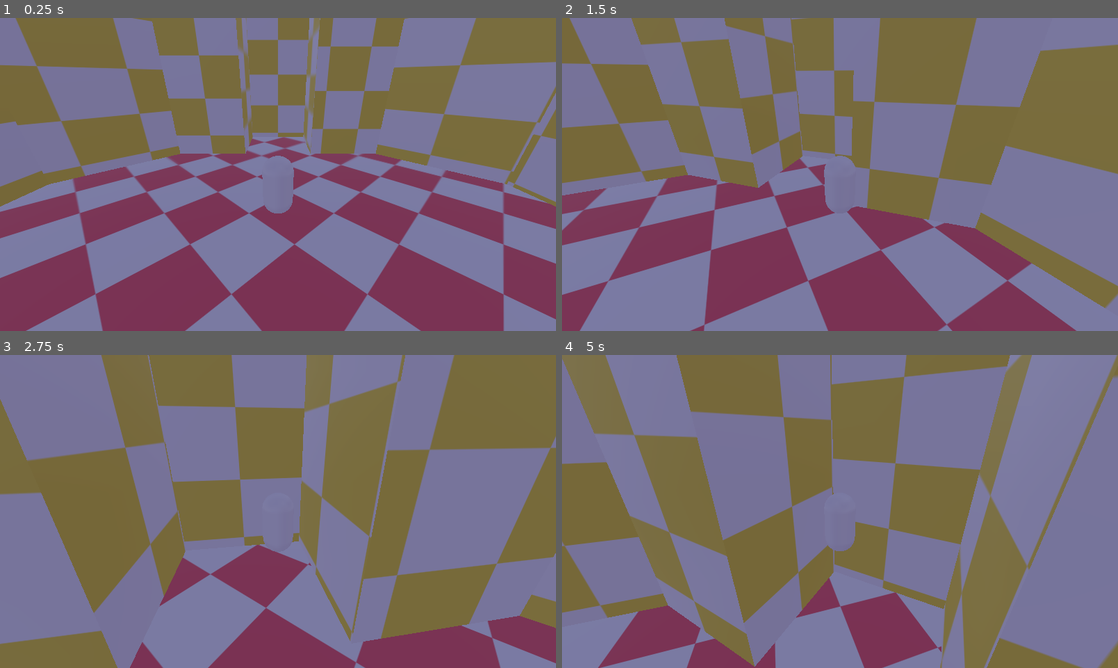
Above: before the commit, frames 1-4 (two rows, left to right).
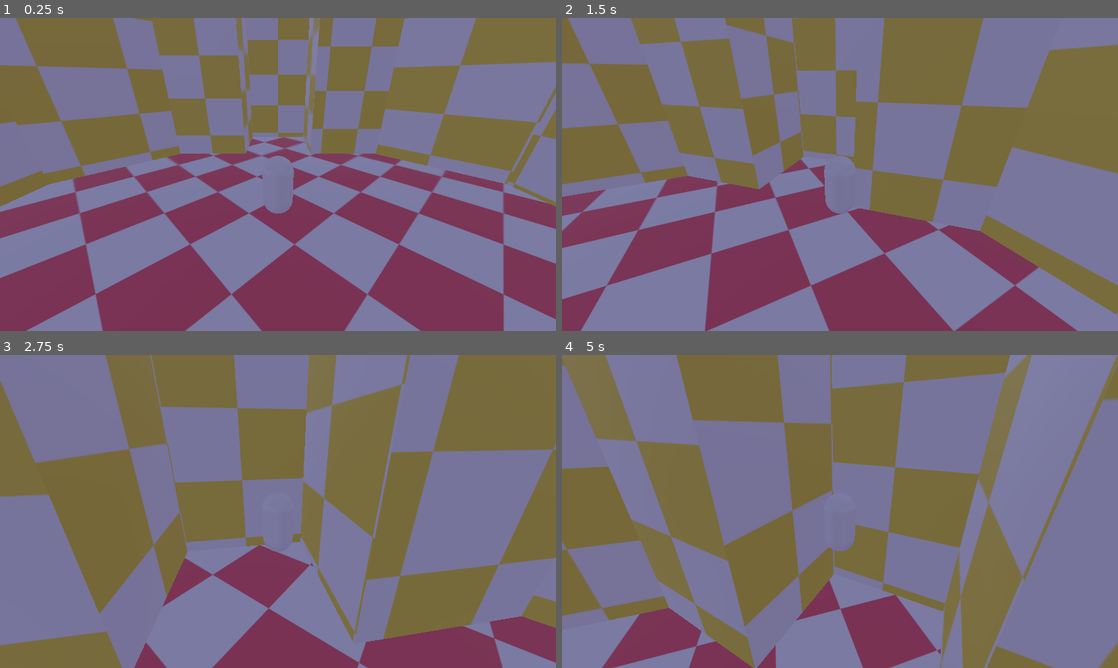
Above: after the commit, the same moments.

Repository: Mettle0/Treasure_Hunter
Game: Godot game, scene res://scenes/main.tscn
Two runs of this game, one before a commit and one after it. Both use one fixed random seed, a clock stepped at 60 frames per second and the inputs below.
Inputs (mouse positions are in pixels of both pictures, inside the frame that each line leads up to):
- Up to frame 1 (0.25 s): no input
- Up to frame 2 (1.5 s): tap Enter at 0.5 s; move the mouse to (867, 174) at 0.52 s; hold Space (jump) 0.53-1.28 s; hold W (forward) from 0.53 s (still down); move the mouse to (812, 174) at 1.27 s; click (812, 174) at 1.35 s
- Up to frame 3 (2.75 s): keep holding W (forward); tap Space (jump) at 1.52, 1.55, 1.82 s; move the mouse to (289, 505) at 2.02 s; hold Space (jump) from 2.03 s (still down); tap O at 2.1 s
- Up to frame 4 (5 s): keep holding W (forward); move the mouse to (834, 517) at 2.77 s; release Space (jump) at 2.78 s; tap U at 2.85 s; tap Space (jump) at 3.02, 3.05, 3.32, 4.52, 4.55, 4.82 s; move the mouse to (878, 514) at 3.52 s; hold Space (jump) 3.53-4.28 s; tap Shift at 3.6 s; move the mouse to (795, 508) at 4.27 s; tap Tab at 4.35 s

The runs differ from the first frame. In frame 1, less than 0.1% of the frame differs, in the area x 1-99%, y 43-60%; in frame 2, 6.5%; in frame 3, 7.0%, in the area x 0-100%, y 0-100%; in frame 4, 6.1%.

Commit message:
Adjusted state machine
Implemented more robust state machine

Diff:
--- a/resources/scripts/state.gd
+++ b/resources/scripts/state.gd
@@ -3,6 +3,7 @@
 
 
 @export var stateAnimation: String
+@export var stateName: String
 
 @onready var parent: Player
 
@@ -13,11 +14,11 @@
 func exit_state() -> void:
 	pass
 
-func _unhandled_input(event: InputEvent) -> void:
-	pass
+func process_inputs(input: InputEvent) -> State:
+	return null
 
-func _process(delta: float) -> void:
-	pass
+func process(delta: float) -> State:
+	return null
 
-func _physics_process(delta: float) -> void:
-	pass
+func physics_process(delta: float) -> State:
+	return null
--- /dev/null
+++ b/scenes/entities/player/idle.gd
@@ -0,0 +1,6 @@
+extends State
+
+@export var jump_state: State
+
+func enter_state() -> void:
+	super()
--- a/scenes/entities/player/player.gd
+++ b/scenes/entities/player/player.gd
@@ -2,6 +2,7 @@
 extends CharacterBody3D
 
 #Jump, movement, and glide variables
+@onready var currentState: String
 @export var jump_height : float = 2.25
 @export var jump_time_to_peak : float = 0.4
 @export var jump_time_to_descent : float = 0.3
@@ -18,21 +19,39 @@
 
 
 var movement_input := Vector2.ZERO
+var requestJump: bool
 var is_gliding := false
 
 func _ready() -> void:
-	pass
+
+	var states:Array = state_machine.states
+	currentState = state_machine.current_state
+	state_machine.setup("Idle")
 
 func _physics_process(delta: float) -> void:
 
+	handle_inputs()
 
-	#velocity = Vector3(movement_input.x,0,movement_input.y) * base_speed
-	move_logic(delta)
-	jump_logic(delta)
+	match currentState:
+		"IDLE":
+			idle_state()
+
+		"WALKING":
+			walking_state(delta)
+
+		"JUMPING":
+			jump_state(delta)
+
+		"FALLING":
+			fall_state(delta)
+
+		"GLIDING":
+			glide_state(delta)
+
 	move_and_slide()
+	currentState = state_machine.current_state
 
-func move_logic(delta) -> void:
-	movement_input = Input.get_vector("left","right","forward","backward").rotated(-camera.global_rotation.y)
+func handle_horizontal_movement() -> void:
 	var vel_2d = Vector2(velocity.x, velocity.z)
 
 	if movement_input:
@@ -44,20 +63,74 @@
 		velocity.x = vel_2d.x
 		velocity.z = vel_2d.y
 
-func jump_logic(delta) -> void:
+func walking_state(delta) -> void:
+	if not is_on_floor():
+		state_machine.switch_state("Jumping")
+
+	if Input.is_action_just_pressed("jump"):
+		requestJump = true
+		state_machine.switch_state("Jumping")
+
+	handle_horizontal_movement()
+
+	if velocity == Vector3.ZERO:
+		state_machine.switch_state("Idle")
+
+#region Airborne Logic
+func jump_state(delta) -> void:
+	if is_on_floor() and requestJump:
+		velocity.y = -jump_velocity
+		requestJump = false
+	var gravity = jump_gravity if velocity.y > 0.0 else fall_gravity
+	velocity.y -= gravity * delta
+
+	handle_horizontal_movement()
+
+	if velocity.y < 0.0:
+		state_machine.switch_state("Falling")
+
+	if Input.is_action_just_pressed("jump"):
+		state_machine.switch_state("Gliding")
+
+	if velocity.y <= 0.0 and is_on_floor():
+		state_machine.switch_state("Idle")
+
+func fall_state(delta) -> void:
+	check_if_landed()
+	handle_horizontal_movement()
+	if Input.is_action_just_pressed("jump"):
+		state_machine.switch_state("Gliding")
+
+	var gravity = jump_gravity if velocity.y > 0.0 else fall_gravity
+	velocity.y -= gravity * delta
+
+func glide_state(delta) -> void:
+	check_if_landed()
+	handle_horizontal_movement()
+	if Input.is_action_just_released("jump"):
+		state_machine.switch_state("Falling")
+	velocity.y = glide_speed
+#endregion
+
+
+func handle_inputs() -> void:
+	movement_input = Input.get_vector("left","right","forward","backward").rotated(-camera.global_rotation.y)
+
+func idle_state() -> void:
+	velocity = Vector3.ZERO
+	if not is_on_floor():
+		state_machine.switch_state("Jumping")
+
+	if Input.is_action_just_pressed("jump"):
+		requestJump = true
+		state_machine.switch_state("Jumping")
+
+	if movement_input:
+		state_machine.switch_state("Walking")
+
+func check_if_landed() -> void:
 	if is_on_floor():
-		is_gliding = false # Resets glide state when landing
-		if Input.is_action_just_pressed("jump"):
-			velocity.y = -jump_velocity
-
-	elif Input.is_action_just_pressed("jump"): #Glide by pressing jump while in the air
-		is_gliding = true
-
-	if is_gliding:
-		if Input.is_action_pressed("jump"): #Hold jump maintains glide status
-			velocity.y = glide_speed # Overrides established fall speed with glide speed
+		if velocity == Vector3.ZERO:
+			state_machine.switch_state("Idle")
 		else:
-			is_gliding = false
-	if not is_gliding:
-		var gravity = jump_gravity if velocity.y > 0.0 else fall_gravity
-		velocity.y -= gravity * delta
+			state_machine.switch_state("Walking")
--- a/scenes/entities/player/player.tscn
+++ b/scenes/entities/player/player.tscn
@@ -35,4 +35,4 @@
 
 [node name="State Machine" type="Node" parent="."]
 script = ExtResource("3_nh4ur")
-metadata/_custom_type_script = "uid://boga78vm8cc6u"
+states = Array[String](["Idle", "Walking", "Running", "Jumping", "Falling", "Gliding"])
--- a/scenes/entities/player/state_machine.gd
+++ b/scenes/entities/player/state_machine.gd
@@ -1,22 +1,20 @@
-class_name StateMachine
 extends Node
 
-@onready var current_state: int = states.IDLE
+@onready var initial_state: String
+@onready var current_state: String
 
-enum states{
-	IDLE,
-	WALKING,
-	RUNNING,
-	JUMPING,
-	GLIDING
-	}
+
+@export var states: Array[String]
 
 
 func _ready() -> void:
-	pass
+	for state in range(len(states)):
+		states[state] = states[state].to_upper()
 
-func _physics_process(delta: float) -> void:
+func setup(initState: String) -> void:
+	current_state = initState.to_upper()
+	print(current_state)
 
-	match current_state:
-		states.IDLE:
-			print("Idle")
+func switch_state(state: String) -> void:
+	current_state = state.to_upper()
+	print(current_state)
Not shown, added: scenes/entities/player/idle.gd.uid
